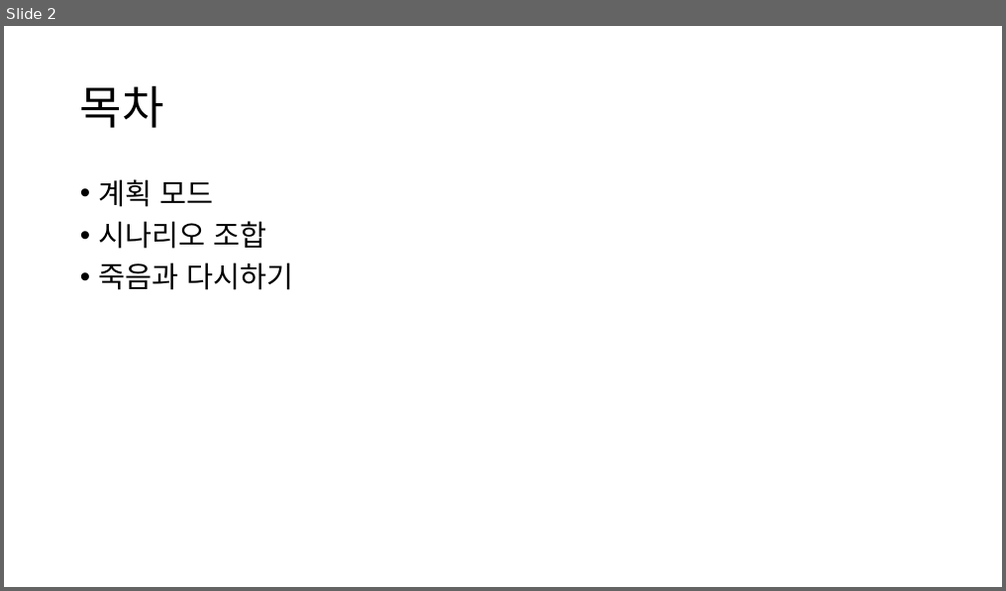
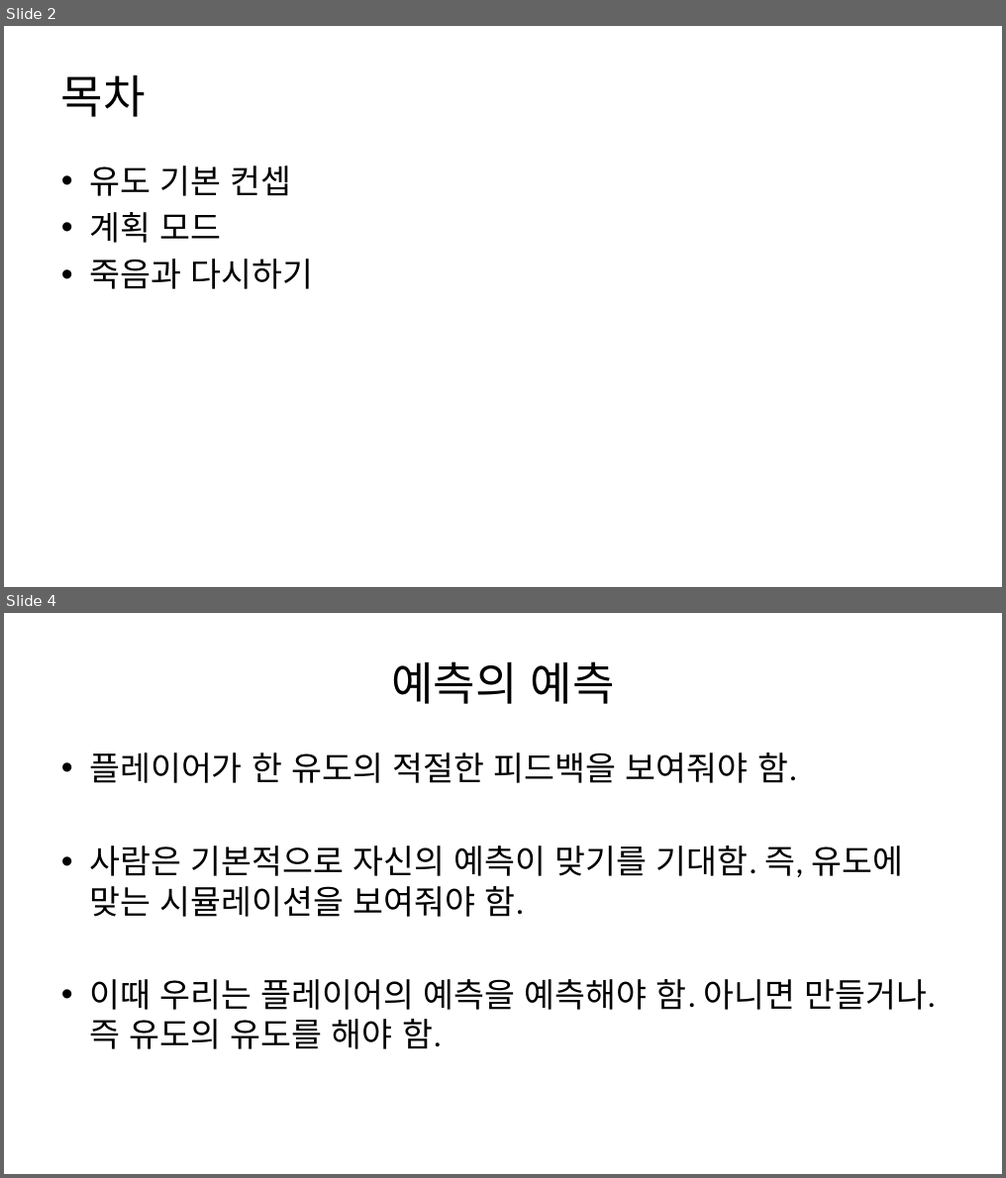
Before and after one commit to Penguin-God/Human_Doll_Play, a slide deck: 기획/문서/유도 시스템.pptx. Shown one above the other, each under a label of ours: slide 2 before the commit, slides 2 and 4 after it; the slides between them are not shown. The pictures are 1006x591 and 1006x1178 pixels, drawn with LibreOffice and Linux fonts; fonts in the diff are those of the drawing. Boxes give left, top, right and bottom in pixels: in the first picture for what was removed or moved away, otherwise in the second. Text is boxed around its words. In the diff, an @@ line names an element or a change of style, - is before the commit and + after.

```diff
--- a/기획/문서/유도 시스템.pptx
+++ b/기획/문서/유도 시스템.pptx
@@ slide 4 added at [4,613,1002,1174], background #FFFFFF @@
@@ title added at [391,662,615,704], 44 pt, text #000000 @@
+예측의 예측
@@ text added at [89,753,936,1050], 32 pt, text #000000 @@
+• 플레이어가 한 유도의 적절한 피드백을 보여줘야 함.
+• 사람은 기본적으로 자신의 예측이 맞기를 기대함. 즉, 유도에 맞는 시뮬레이션을 보여줘야 함.
+• 이때 우리는 플레이어의 예측을 예측해야 함. 아니면 만들거나. 즉 유도의 유도를 해야 함.
@@ slide 2 changed as well @@
@@ title "목차": place and size @@
-title "목차" at [80,85,164,128]
+title "목차" at [61,75,146,117]
@@ title "목차" at [61,75,146,117]: font Noto Sans CJK KR to Calibri; line spacing 0.9 to 1 @@
@@ text "유도 기본 컨셉": place and size @@
-text "유도 기본 컨셉" at [99,179,294,290]
+text "유도 기본 컨셉" at [89,166,313,289]
@@ text at [89,166,292,196]: paragraph added @@
+• 유도 기본 컨셉
@@ text at [89,212,313,289]: size 28 to 32 pt, font Noto Sans CJK KR to Calibri in "계획 모드", "죽음과 다시하기"; indent changed; line spacing 0.9 to 1; less space between paragraphs @@
@@ text at [99,221,267,249]: paragraph removed @@
-• 시나리오 조합
```
Also in this commit, not shown: 5 other slides changed, 4 other slides added, 2 slides removed, 4 other files.
